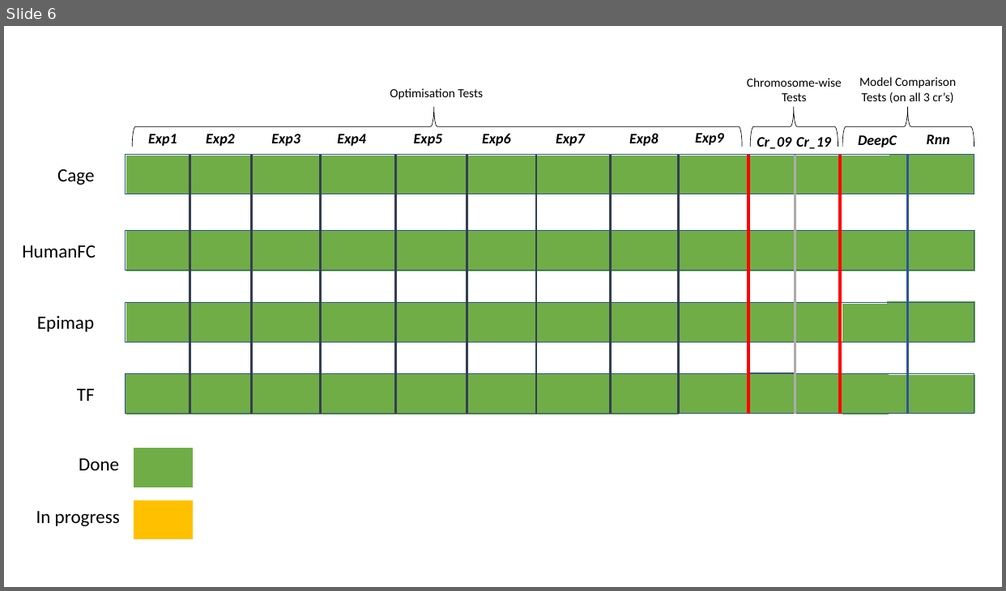
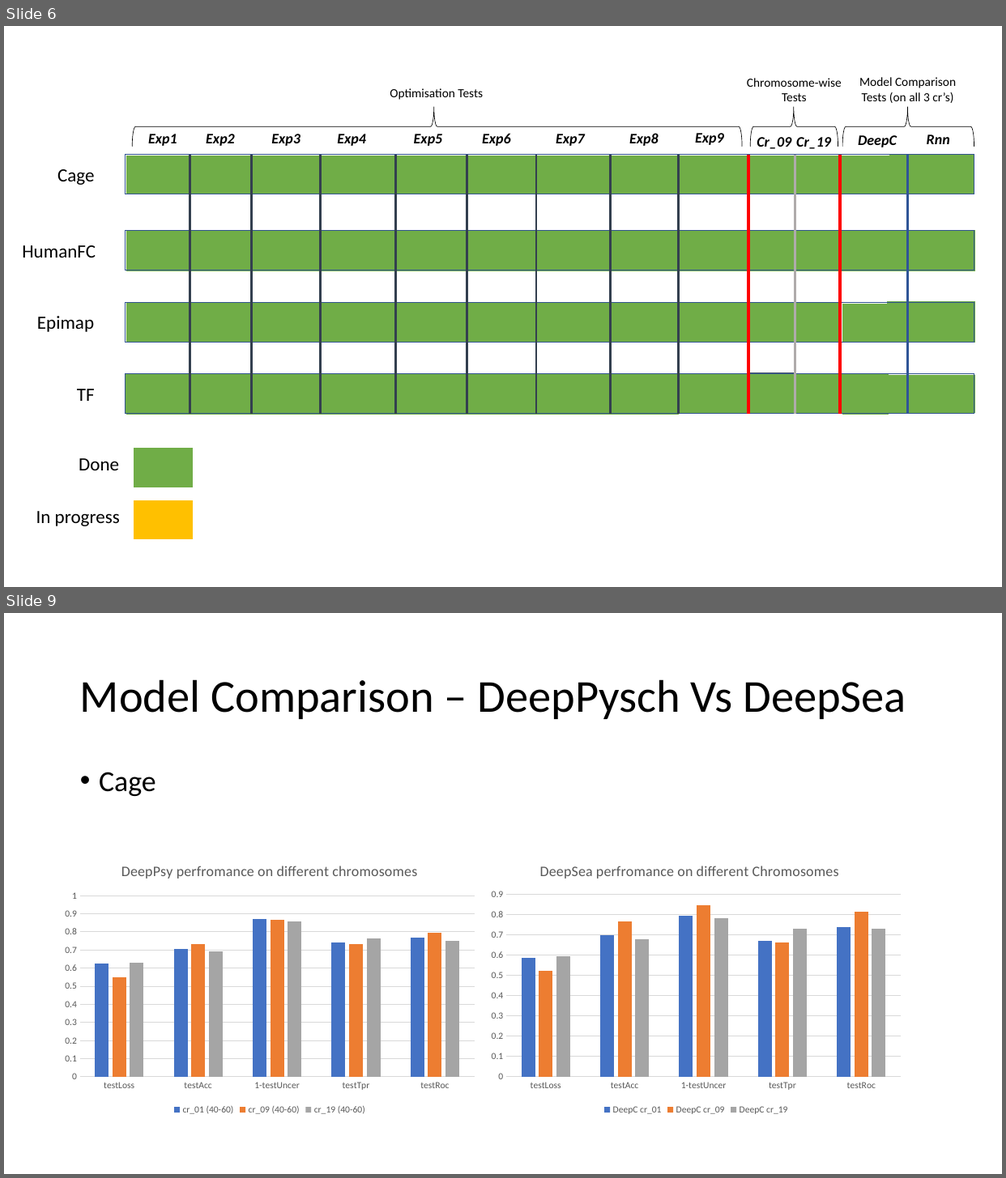
Before and after one commit to Akmazad/deepBrain, a slide deck: Architecture and parameter search/DeepPyschPresentation_7_2_20.pptx. Shown one above the other, each under a label of ours: slide 6 before the commit, slides 6 and 9 after it; the slides between them are not shown. The pictures are 1006x591 and 1006x1178 pixels, drawn with LibreOffice and Linux fonts; fonts in the diff are those of the drawing. Boxes give left, top, right and bottom in pixels: in the first picture for what was removed or moved away, otherwise in the second. Text is boxed around its words. In the diff, an @@ line names an element or a change of style, - is before the commit and + after.

Commit message:
Updated presentation

```diff
--- a/Architecture and parameter search/DeepPyschPresentation_7_2_20.pptx
+++ b/Architecture and parameter search/DeepPyschPresentation_7_2_20.pptx
@@ slide 9 added at (x1=4, y1=613, x2=1002, y2=1174), background #FFFFFF @@
@@ title added at (x1=80, y1=679, x2=906, y2=719), 44 pt, text #000000 @@
+Model Comparison – DeepPysch Vs DeepSea
@@ text added at (x1=99, y1=772, x2=156, y2=796), 28 pt, text #000000 @@
+• Cage
@@ column chart added at (x1=57, y1=849, x2=484, y2=1118) @@
+title "DeepPsy perfromance on different chromosomes "
+categories: testLoss, testAcc, 1-testUncer, testTpr, testRoc
+cr_01 (40-60): 0.62, 0.71, 0.87, 0.74, 0.77
+cr_09 (40-60): 0.55, 0.73, 0.87, 0.73, 0.8
+cr_19 (40-60): 0.63, 0.69, 0.86, 0.77, 0.75
@@ column chart added at (x1=484, y1=849, x2=910, y2=1118) @@
+title "DeepSea perfromance on different Chromosomes "
+categories: testLoss, testAcc, 1-testUncer, testTpr, testRoc
+DeepC cr_01: 0.59, 0.7, 0.8, 0.67, 0.74
+DeepC cr_09: 0.52, 0.77, 0.85, 0.66, 0.81
+DeepC cr_19: 0.59, 0.68, 0.78, 0.73, 0.73
```
Also in this commit, not shown: 3 other slides added, 2 other files.
